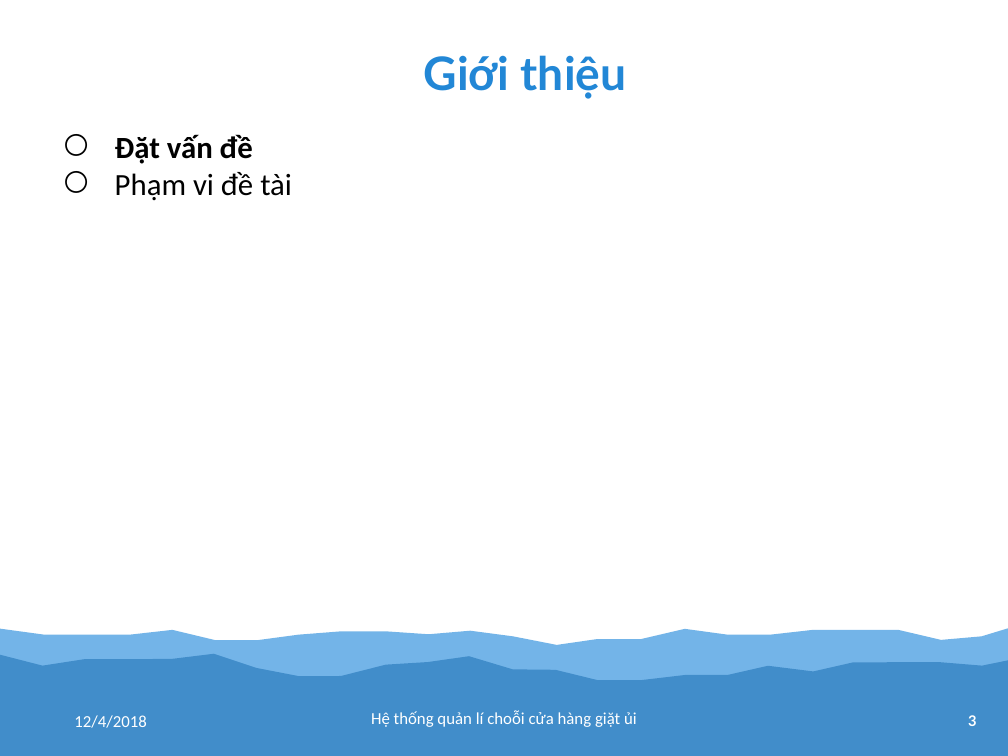
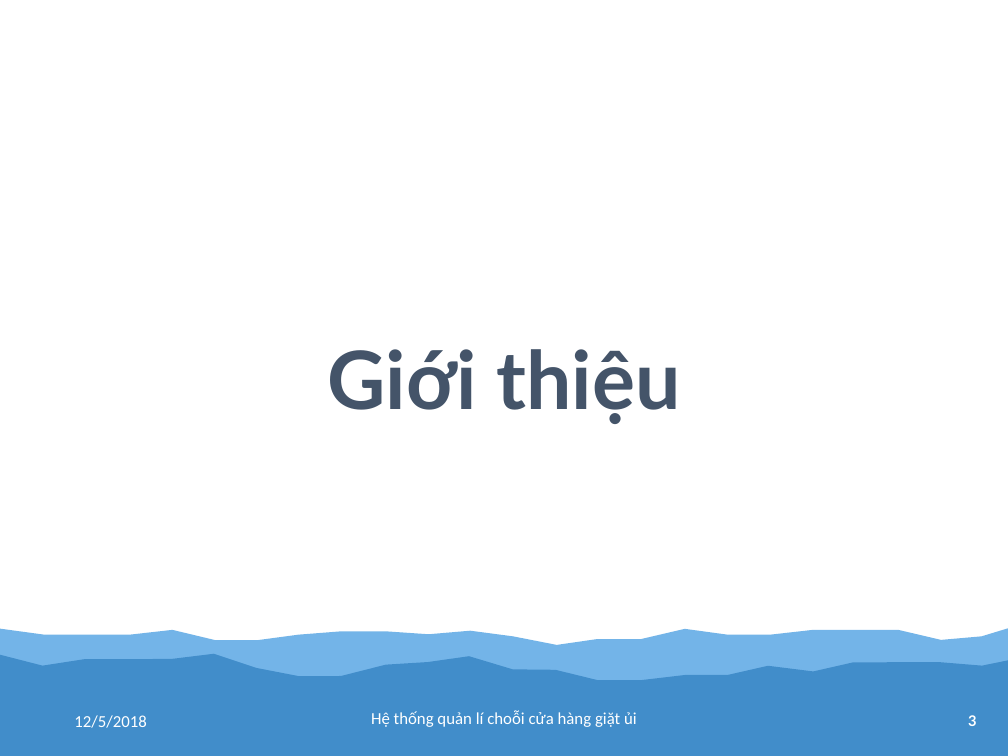
Before and after one commit to tranhoanghuan/Lu-n-v-n, a slide deck: slide 3 of baoCao/bao_cao.pptx. Drawn at 1008x756 pixels with LibreOffice and Linux fonts; fonts in the diff are those of the drawing. Boxes give left, top, right and bottom in pixels: in the first picture for what was removed or moved away, otherwise in the second. Text is boxed around its words. In the diff, an @@ line names an element or a change of style, - is before the commit and + after.

Commit message:
add

```diff
--- a/baoCao/bao_cao.pptx
+++ b/baoCao/bao_cao.pptx
@@ text removed at <box>115,134,292,200</box> @@
-⃝ Đặt vấn đề
-⃝ Phạm vi đề tài
@@ text "Giới thiệu": place and size @@
-text "Giới thiệu" at <box>424,55,627,99</box>
+text "Giới thiệu" at <box>327,349,680,424</box>
@@ text "Giới thiệu" at <box>327,349,680,424</box>: size 66 to 115 pt, text colour #2287D6 to #445469 @@
@@ text at <box>74,715,147,728</box>: text changed @@
-12/4/2018
+12/5/2018
```
Also in this commit, not shown: 2 other slides changed, 11 slides added.
